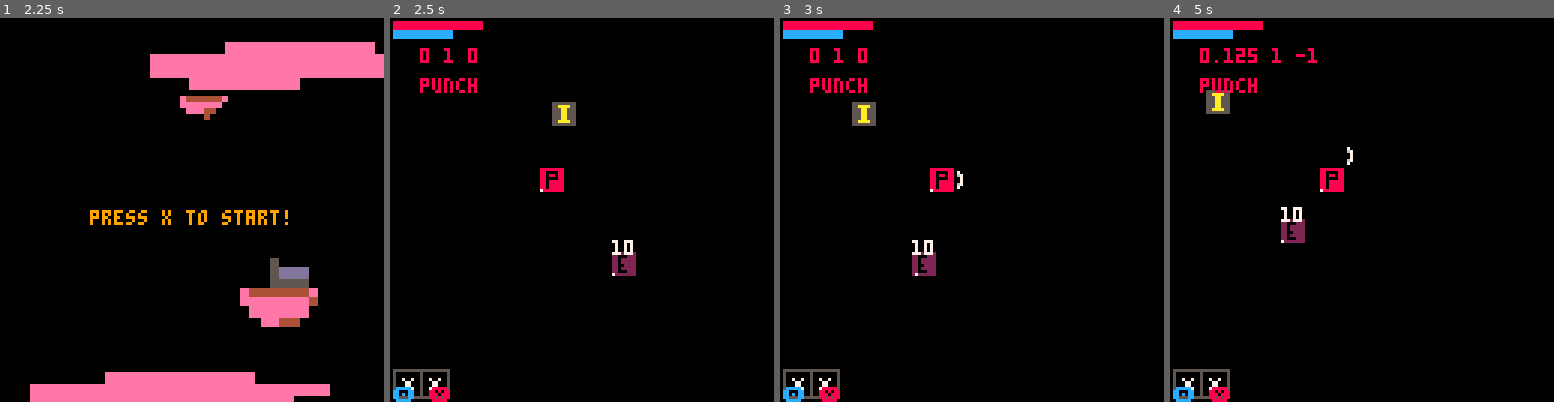
Above: before the commit, frames 1-4 (left to right).
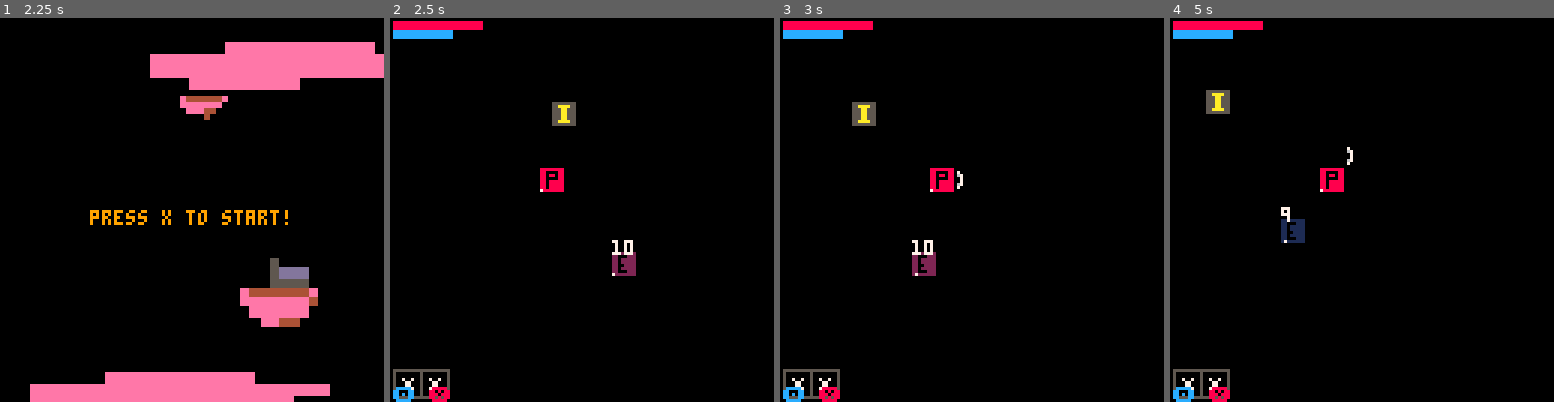
Above: after the commit, the same moments.

Repository: FrederikHR/GDB
Game: PICO-8 cartridge NewGame/main.p8
Two runs of this game, one before a commit and one after it. Both use one fixed random seed, a clock stepped at 60 frames per second and the inputs below.
Inputs:
- Up to frame 1 (2.25 s): tap X (X key) at 0.33, 1.07, 1.85 s; tap O (Z key) at 0.7, 1.7, 2.1 s; hold Right 1.6-2.1 s; hold Up from 2.15 s (still down)
- Up to frame 2 (2.5 s): release Up at 2.42 s; hold Right from 2.47 s (still down)
- Up to frame 3 (3 s): keep holding Right; tap O (Z key) at 2.5, 2.9 s; tap X (X key) at 2.97 s
- Up to frame 4 (5 s): release Right at 3.03 s; hold Left 3.08-3.58 s; tap O (Z key) every 0.4 s from 3.3 to 4.9 s; hold Down 3.63-3.97 s; hold Right 4.02-4.68 s; tap X (X key) at 4.08 s; hold Up from 4.73 s (still down)

Frame 1 is identical in both runs. In frame 2, 0.5% of the frame differs, in the area x 7-23%, y 7-20%; in frame 3, 0.5%; in frame 4, 1.1%, in the area x 7-39%, y 7-59%.

Commit message:
more stuff

Diff:
--- a/NewGame/main.p8
+++ b/NewGame/main.p8
@@ -45,11 +45,11 @@
 55555555722222221711111122722222111711110000000000000000000000000000000000000000000000000000000000000000000000000000000000000000
 00000000000000000000000000000000000000000000000000000000000000000000000000000000000000000000000000000000000000000000000000000000
 07000000007000000000000000000000000000000000000000000000000000000000000000000000000000000000000000000000000000000000000000000000
-06700000006700000000000000000000000000000000000000000000000000000000000000000000000000000000000000000000000000000000000000000000
-00700000000700000000000000000000000000000000000000000000000000000000000000000000000000000000000000000000000000000000000000000000
-00700000000700000000000000000000000000000000000000000000000000000000000000000000000000000000000000000000000000000000000000000000
-06700000006700000000000000000000000000000000000000000000000000000000000000000000000000000000000000000000000000000000000000000000
-07000000007000000000000000000000000000000000000000000000000000000000000000000000000000000000000000000000000000000000000000000000
+06700000006700000000700000000700000000000000000000000000000000000000000000000000000000000000000000000000000000000000000000000000
+00700000000700000000070000000070000000000000000000000000000000000000000000000000000000000000000000000000000000000000000000000000
+00700000000700000667770006667777000000000000000000000000000000000000000000000000000000000000000000000000000000000000000000000000
+06700000006700000000070000000070000000000000000000000000000000000000000000000000000000000000000000000000000000000000000000000000
+07000000007000000000700000000700000000000000000000000000000000000000000000000000000000000000000000000000000000000000000000000000
 00000000000000000000000000000000000000000000000000000000000000000000000000000000000000000000000000000000000000000000000000000000
 00000000000000000000000000000000000000000000000000000000000000000000000000000000000000000000000000000000000000000000000000000000
 00000000000000000000000000000000000000000000000000000000000000000000000000000000000000000000000000000000000000000000000000000000
--- a/NewGame/scripts/entities/player.lua
+++ b/NewGame/scripts/entities/player.lua
@@ -154,13 +154,16 @@
             do_atk(2)
         end
     end
-    --atk_collide()
+    atk_collide()
 end
 
 function atk_collide()
-    if p.aframe==p.max_aframe\2 then
-        for _,e in pairs(enemies) do
-            if (collide_atk(atk,e) and atk.spr != -1) e.health-=1
+    --TODO: make hit moment dependent on item
+    for _,e in pairs(enemies) do
+        if patk1.aframe==patk1.max_aframe\2 then
+            if (collide_atk(patk1,e) and patk1.spr != -1) e.health-=1
+        elseif patk2.aframe==patk2.max_aframe\2 then
+            if (collide_atk(patk2,e) and patk2.spr != -1) e.health-=1
         end
     end
 end
@@ -171,6 +174,10 @@
 
    if (patk1.spr != -1)  sspr(sx1,sy1,8,8, patk1.x,patk1.y,patk1.sw,patk1.sh,p.flp, p.left_swipe)
    if (patk2.spr != -1)  sspr(sx2,sy2,8,8, patk2.x,patk2.y,patk2.sw,patk2.sh,p.flp, p.left_swipe)
+end
+
+function fancy_draw_attack()
+    print("asdfa")
 end
 
 function current_player_health()
--- a/NewGame/scripts/gear/attacks.lua
+++ b/NewGame/scripts/gear/attacks.lua
@@ -47,8 +47,8 @@
     play="idle",
     x=0,
     y=0,
-    sw=8,
-    sh=8,
+    sw=16,
+    sh=16,
     dir={1,0},
     aframe=0,
     max_aframe=10,
@@ -79,7 +79,7 @@
     move2="slice",
     anims={
         idle={fr=1,-1},
-        slice={fr=0.5, 21,22,23,24,25,26,27,28,29,30}
+        slice={fr=0.5,50,51}
     }
 }
 
--- a/NewGame/scripts/scenes/game.lua
+++ b/NewGame/scripts/scenes/game.lua
@@ -20,8 +20,8 @@
     end
     draw_attack()
     draw_hud()
-    print(atan2(patk1.dir[1],patk1.dir[2]).." "..patk1.dir[1].." "..patk1.dir[2],cx+10,cy+10)
-    print(patk1.move1,cx+10,cy+20)
+    --print(atan2(patk1.dir[1],patk1.dir[2]).." "..patk1.dir[1].." "..patk1.dir[2],cx+10,cy+10)
+    --print(patk1.move1,cx+10,cy+20)
 end
 
 function game_update()
--- a/NewGame/scripts/scenes/inventory.lua
+++ b/NewGame/scripts/scenes/inventory.lua
@@ -86,9 +86,9 @@
         if (not inv_ob("up")) inv_pos[2]-=1
     elseif btnp(⬇️) then
         if (not inv_ob("down")) inv_pos[2]+=1
-    elseif btnp(❎) then
+    elseif btnp(❎) and inventory[pos] != nil then
         inv_prompt=true
-    elseif btnp(🅾️) then
+    elseif btnp(🅾️) and inventory[pos] != nil then
         delete_item(pos)
     end
 end
--- a/NewGame/scripts/utils/collision.lua
+++ b/NewGame/scripts/utils/collision.lua
@@ -81,7 +81,7 @@
 function collide_atk(obj,obj2)
 	--obj = table, needs x,y,w,h
 	local x=obj.x    local y=obj.y
-	local w=obj.sw*8 local h=obj.sh*8
+	local w=obj.sw local h=obj.sh
 
 	local x1=0 local y1=0
 	local x2=0 local y2=0
